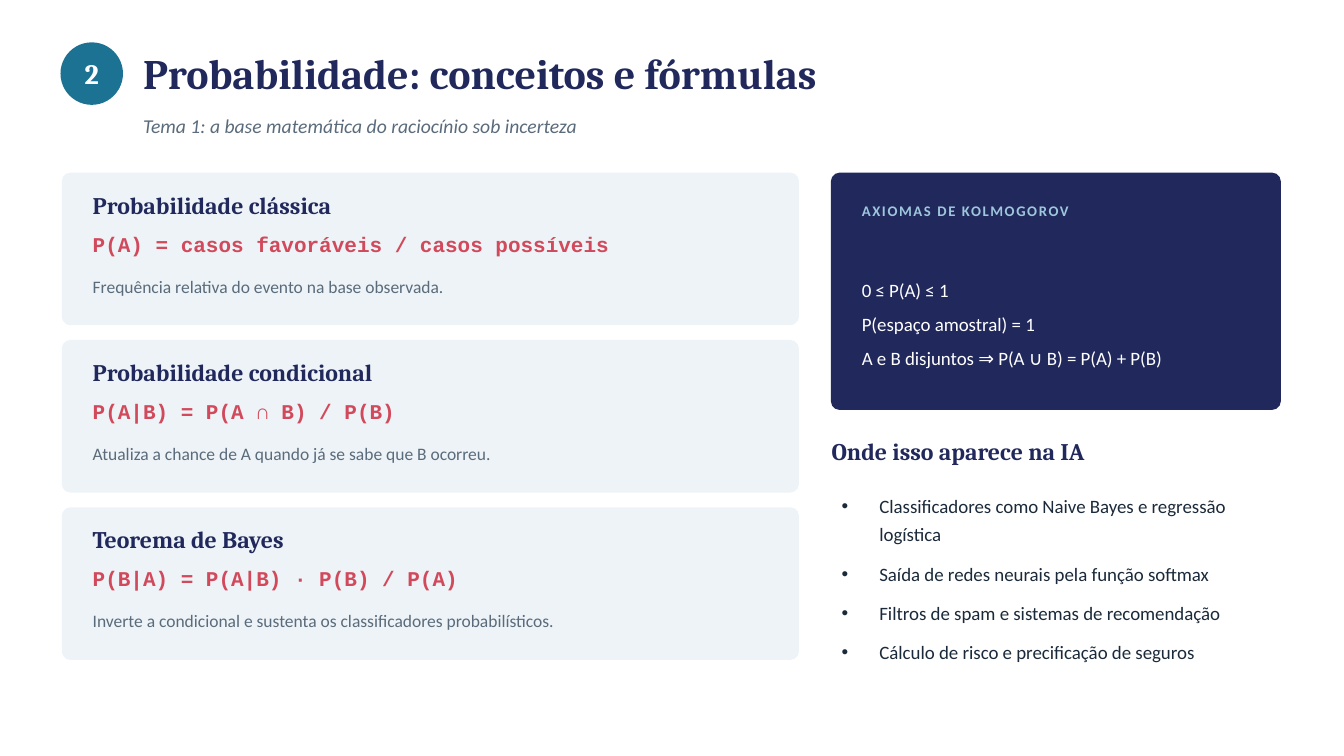
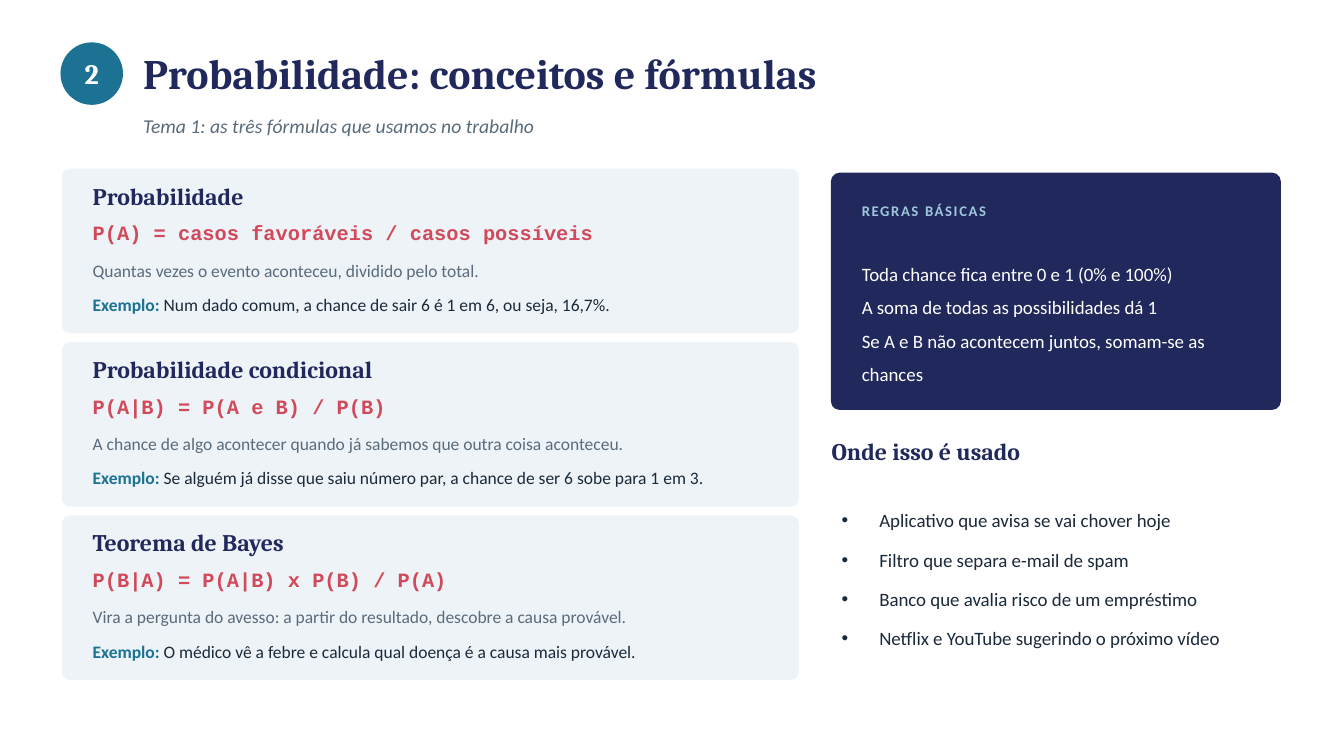
Before and after one commit to susuelen153-design/Projeto-Python, a slide deck: slide 3 of checkpoint4/apresentacao_cp4.pptx. Drawn at 1344x756 pixels with LibreOffice and Linux fonts; fonts in the diff are those of the drawing. Boxes give left, top, right and bottom in pixels: in the first picture for what was removed or moved away, otherwise in the second. Text is boxed around its words. In the diff, an @@ line names an element or a change of style, - is before the commit and + after.

```diff
--- a/checkpoint4/apresentacao_cp4.pptx
+++ b/checkpoint4/apresentacao_cp4.pptx
@@ text at bbox=[143, 119, 534, 136]: text changed @@
-Tema 1: a base matemática do raciocínio sob incerteza
+Tema 1: as três fórmulas que usamos no trabalho
@@ rounded rectangle: place and size @@
-rounded rectangle at bbox=[63, 173, 799, 325]
+rounded rectangle at bbox=[63, 169, 799, 333]
@@ text at bbox=[93, 188, 244, 205]: text changed @@
-Probabilidade clássica
+Probabilidade
@@ text at bbox=[862, 196, 1255, 226]: text changed @@
-AXIOMAS DE KOLMOGOROV
+REGRAS BÁSICAS
@@ text "P(A) = casos favoráveis / ...": place and size @@
-text "P(A) = casos favoráveis / ..." at bbox=[93, 237, 608, 257]
+text "P(A) = casos favoráveis / ..." at bbox=[93, 226, 593, 244]
@@ text "P(A) = casos favoráveis / ..." at bbox=[93, 226, 593, 244]: size 15 to 14.5 pt @@
@@ text at bbox=[93, 265, 478, 280]: text changed @@
-Frequência relativa do evento na base observada.
+Quantas vezes o evento aconteceu, dividido pelo total.
@@ text at bbox=[862, 267, 1204, 381]: text changed @@
-0 ≤ P(A) ≤ 1
-P(espaço amostral) = 1
-A e B disjuntos ⇒ P(A ∪ B) = P(A) + P(B)
+Toda chance fica entre 0 e 1 (0% e 100%)
+A soma de todas as possibilidades dá 1
+Se A e B não acontecem juntos, somam-se as chances
@@ text added at bbox=[93, 298, 610, 314], 12.5 pt, text #1B2A3A @@
+Exemplo: Num dado comum, a chance de sair 6 é 1 em 6, ou seja, 16,7%.
@@ rounded rectangle: place and size @@
-rounded rectangle at bbox=[63, 341, 799, 492]
+rounded rectangle at bbox=[63, 343, 799, 506]
@@ text at bbox=[93, 399, 386, 419]: text changed; size 15 to 14.5 pt @@
-P(A|B) = P(A ∩ B) / P(B)
+P(A|B) = P(A e B) / P(B)
@@ text at bbox=[93, 438, 623, 453]: text changed @@
-Atualiza a chance de A quando já se sabe que B ocorreu.
+A chance de algo acontecer quando já sabemos que outra coisa aconteceu.
@@ text at bbox=[832, 443, 1020, 461]: text changed @@
-Onde isso aparece na IA
+Onde isso é usado
@@ text added at bbox=[93, 471, 703, 487], 12.5 pt, text #1B2A3A @@
+Exemplo: Se alguém já disse que saiu número par, a chance de ser 6 sobe para 1 em 3.
@@ proportions changed in 3 elements at bbox=[63, 169, 799, 333], bbox=[63, 343, 799, 506], bbox=[63, 516, 799, 680] @@
@@ rounded rectangle: place and size @@
-rounded rectangle at bbox=[63, 508, 799, 659]
+rounded rectangle at bbox=[63, 516, 799, 680]
@@ text at bbox=[879, 514, 1219, 649]: text changed @@
-• Classificadores como Naive Bayes e regressão logística
-• Saída de redes neurais pela função softmax
-• Filtros de spam e sistemas de recomendação
-• Cálculo de risco e precificação de seguros
+• Aplicativo que avisa se vai chover hoje
+• Filtro que separa e-mail de spam
+• Banco que avalia risco de um empréstimo
+• Netflix e YouTube sugerindo o próximo vídeo
@@ text at bbox=[93, 573, 447, 592]: text changed; size 15 to 14.5 pt @@
-P(B|A) = P(A|B) · P(B) / P(A)
+P(B|A) = P(A|B) x P(B) / P(A)
@@ text removed at bbox=[93, 615, 554, 630] @@
-Inverte a condicional e sustenta os classificadores probabilísticos.
@@ text added at bbox=[93, 611, 626, 626], 12.5 pt, text #5A6B7B @@
+Vira a pergunta do avesso: a partir do resultado, descobre a causa provável.
@@ text added at bbox=[93, 645, 636, 661], 12.5 pt, text #1B2A3A @@
+Exemplo: O médico vê a febre e calcula qual doença é a causa mais provável.
```
Also in this commit, not shown: 10 other slides changed, 4 other files.
